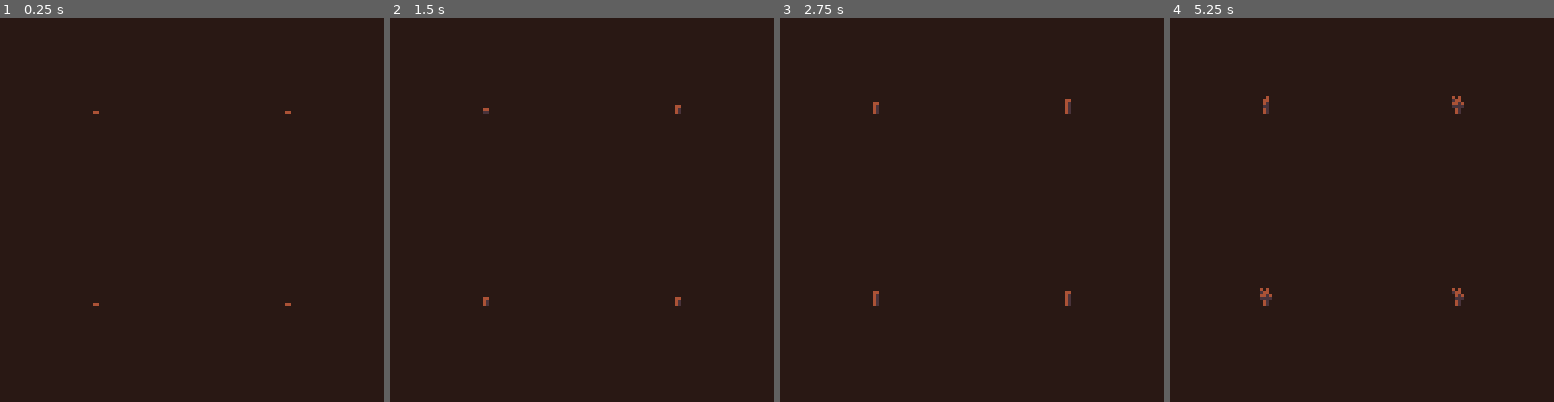
Above: before the commit, frames 1-4 (left to right).
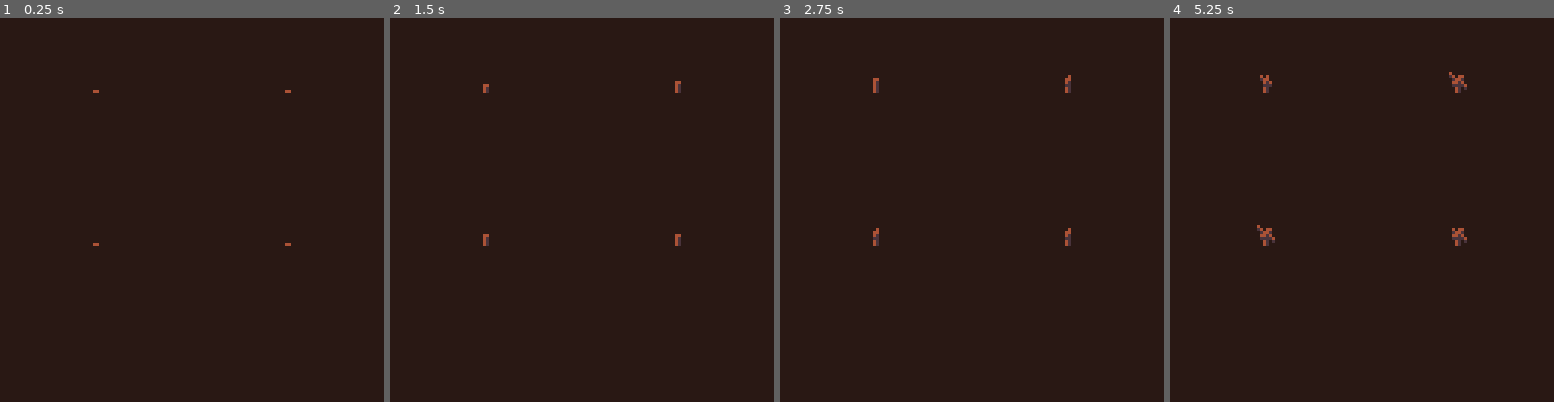
Above: after the commit, the same moments.

Repository: erwinbonsma/WhereToRootPico8
Game: PICO-8 cartridge wheretoroot.p8
Same seed, same stepped clock (60 frames per second), same inputs: the game is played once before the commit and once after it.
Inputs:
- Up to frame 1 (0.25 s): no input
- Up to frame 2 (1.5 s): no input
- Up to frame 3 (2.75 s): no input
- Up to frame 4 (5.25 s): no input

The runs differ from the first frame. In frame 1, 0.1% of the frame differs, in the area x 24-76%, y 18-75%; in frame 2, 0.3%; in frame 3, 0.5%; in frame 4, 0.9%, in the area x 22-78%, y 14-75%.

Commit message:
Put tree seeds in separate high grid

Diff:
--- a/wheretoroot.p8
+++ b/wheretoroot.p8
@@ -5,6 +5,7 @@
 seed_r=2.5
 tree_r=3
 branch_l=6
+yscale=0.8
 pal({
  [0]=-16,
  [5]=-11,
@@ -249,7 +250,9 @@
 
 function seed:draw()
  pal(self.family.p)
- spr(5,self.x-1,self.y-2)
+ spr(
+  4,self.x-1,self.y*yscale-2
+ )
  pal(0)
 end
 
@@ -265,42 +268,59 @@
   0.04+rnd(0.02)
  )/frate
  o.maxseeds=o.maxseeds or 3
- o.color=o.color or 4
 
  o.age=0
-
+ o.seeds=nil
+
+ return o
+end
+
+function tree:_blossom()
+ self.seeds={}
  local angles=create_angles(
-  o.maxseeds or 3,0.15
- )
- o.seeds={}
- for angle in all(angles) do
-  add(o.seeds,seed:new(
-   sin(angle),cos(angle),{
-    family=o.family
+  self.maxseeds,0.15
+ )
+
+ for a in all(angles) do
+  print(a)
+  local s=seed:new(
+   sin(a),cos(a),{
+    family=self.family
    }
-  ))
- end
-
- return o
-end
-
-function tree:update()
- self.age+=self.growrate
- if (self.age<1) return
-
- --drop seeds before destroy
- for s in all(self.seeds) do
+  )
   s.x=self.x+s.dx*branch_l
   s.y=self.y+s.dy*branch_l
   s.r=seed_r
-  if grid:fits(
-   s.x,s.y,s.r
-  ) then
+  if hgrid:fits(s.x,s.y,s.r) then
+   hgrid:add(s)
+   add(self.seeds,s)
+  end
+ end
+end
+
+function tree:_dropseeds()
+ for s in all(self.seeds) do
+  hgrid:del(s)
+  if grid:fits(s.x,s.y,s.r) then
+   grid:add(s)
    add(seeds,s)
-   grid:add(s)
-  end
- end
-
+  end
+ end
+end
+
+function tree:update()
+ self.age+=self.growrate
+
+ if (
+  self.age>=0.7 and
+  self.seeds==nil
+ ) then
+  self:_blossom()
+ end
+
+ if (self.age<1) return
+
+ self:_dropseeds()
  return true
 end
 
@@ -320,39 +340,41 @@
 }
 
 function tree:draw_trunk()
- local si=ceil(self.age*30)
+ local si=min(
+  ceil(self.age*40),30
+ )
  if si<20 then
   spr(
    tree_sprites[si],
-   self.x-3,self.y-7
+   self.x-3,
+   self.y*yscale-7
   )
  else
   spr(
    tree_sprites[si],
-   self.x-7,self.y-10,2,2
+   self.x-7,
+   self.y*yscale-10,2,2
   )
  end
 end
 
 function tree:draw_seeds()
- local m=min(0.5,self.age-0.2)*2
- local r1=m*2.5
- local r2=m*branch_l
-
- if (m<=0 or true) return
- local si=ceil(m*4)
+ local si=min(4,ceil(
+  (self.age-0.70)/0.3*5
+ ))
+
+ if (si<=0) return
 
  pal(self.family.p)
  for s in all(self.seeds) do
-  local x=self.x+s.dx*r2
-  local y=self.y+s.dy*r2
-  spr(si,x-3,y-3)
+  spr(si,s.x-1,s.y*yscale-8)
  end
  pal(0)
 end
 
 function _init()
  grid=cellgrid:new()
+ hgrid=cellgrid:new()
  trees={}
  seeds={}
  for f in all(families) do
@@ -392,10 +414,10 @@
 end
 
 __gfx__
-00000000000000000500000005000000055000000660000000000000000000000000000000000000000000000000000000000000000000000000000000000000
-00000000060000005650000006650000566500006765000000000000000000000000000000000000000000000000000000000004400000000000000000000000
-00700700000000000500000056600000566500006665000000000000000000000000000000000000000000000000000000004045000040000000000000000000
-00077000000000000000000000500000055000000550000000000000000000000000000000000000000000000000000004440040040444000000000000000000
+00000000000000000000000006000000066000000000000000000000000000000000000000000000000000000000000000000000000000000000000000000000
+00000000060000000650000067500000676500000000000000000000000000000000000000000000000000000000000000000004400000000000000000000000
+00700700000000000550000005000000666500000000000000000000000000000000000000000000000000000000000000004045000040000000000000000000
+00077000000000000000000000000000055000000000000000000000000000000000000000000000000000000000000004440040040444000000000000000000
 00077000000000000000000000000000000000000000000000000000000000000000000000000000000000000000000000044445004500000000000000000000
 00700700000000000000000000000000000000000000000000000000000000000000000000000000000000000000000000000045045000040000000000000000
 00000000000000000000000000000000000000000000000000000000000000000000000000000000000000000000000044004445450044400000000000000000
